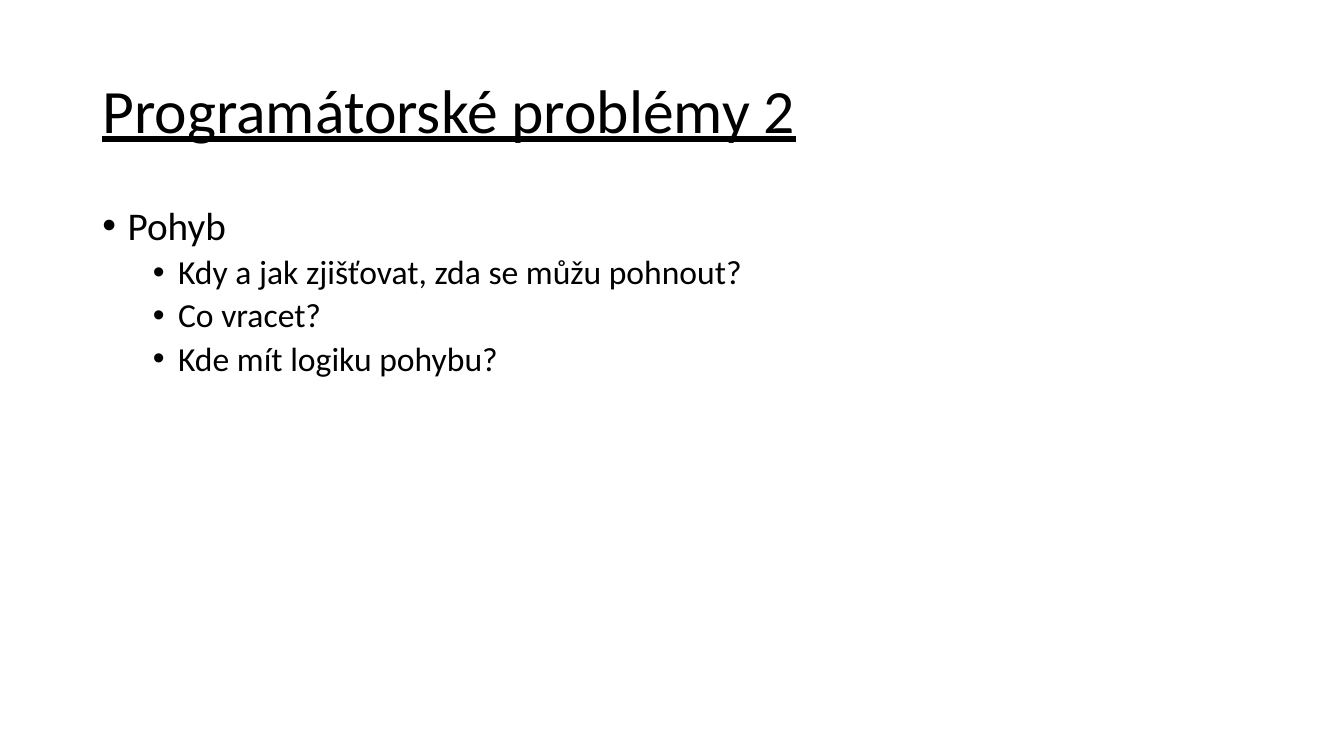
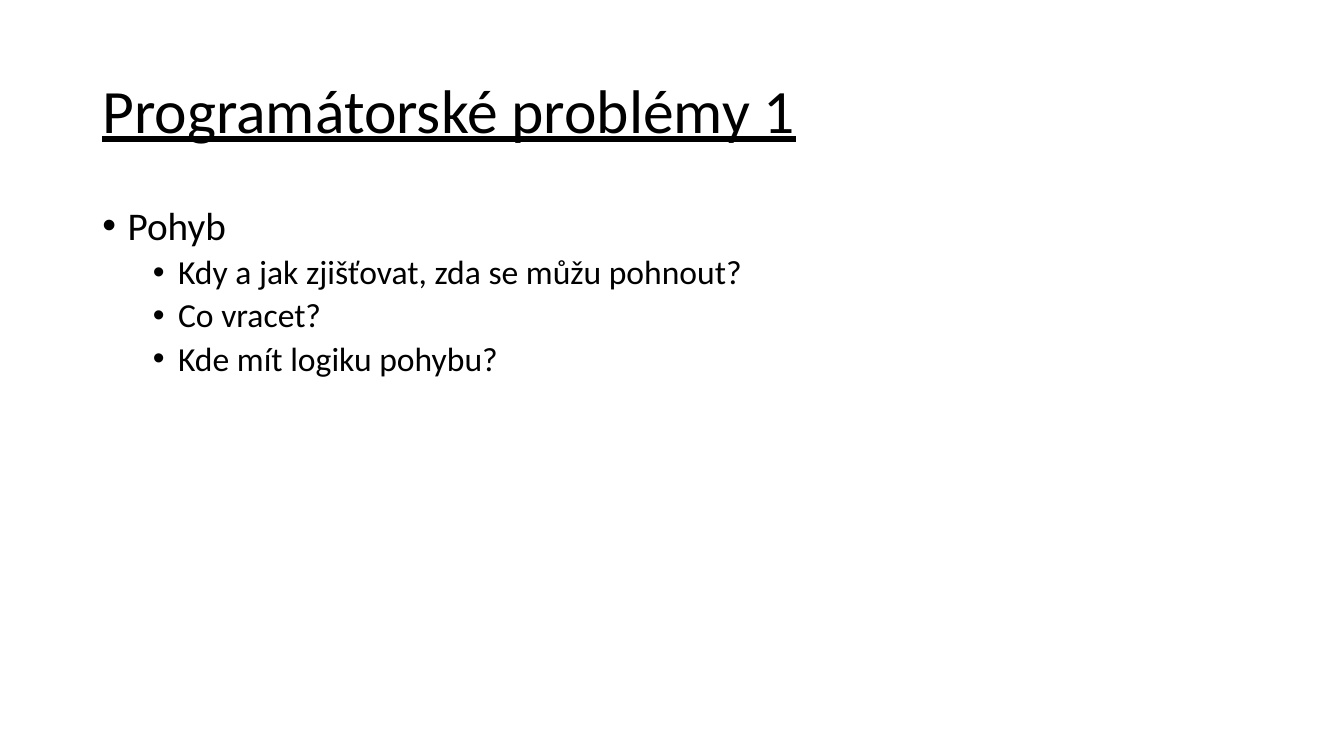
Before and after one commit to CyrChudac/Pokus1-.NET-zapoctak, a slide deck: slide 11 of Specification_and_Documantation_and_presentation/Prezentace programu.pptx. Drawn at 1344x756 pixels with LibreOffice and Linux fonts; fonts in the diff are those of the drawing. Boxes give left, top, right and bottom in pixels: in the first picture for what was removed or moved away, otherwise in the second. Text is boxed around its words. In the diff, an @@ line names an element or a change of style, - is before the commit and + after.

```diff
--- a/Specification_and_Documantation_and_presentation/Prezentace programu.pptx
+++ b/Specification_and_Documantation_and_presentation/Prezentace programu.pptx
@@ title at box(102, 90, 795, 144): text changed @@
-Programátorské problémy 2
+Programátorské problémy 1
```
Also in this commit, not shown: 3 other slides changed, 2 slides added, 10 other files.
